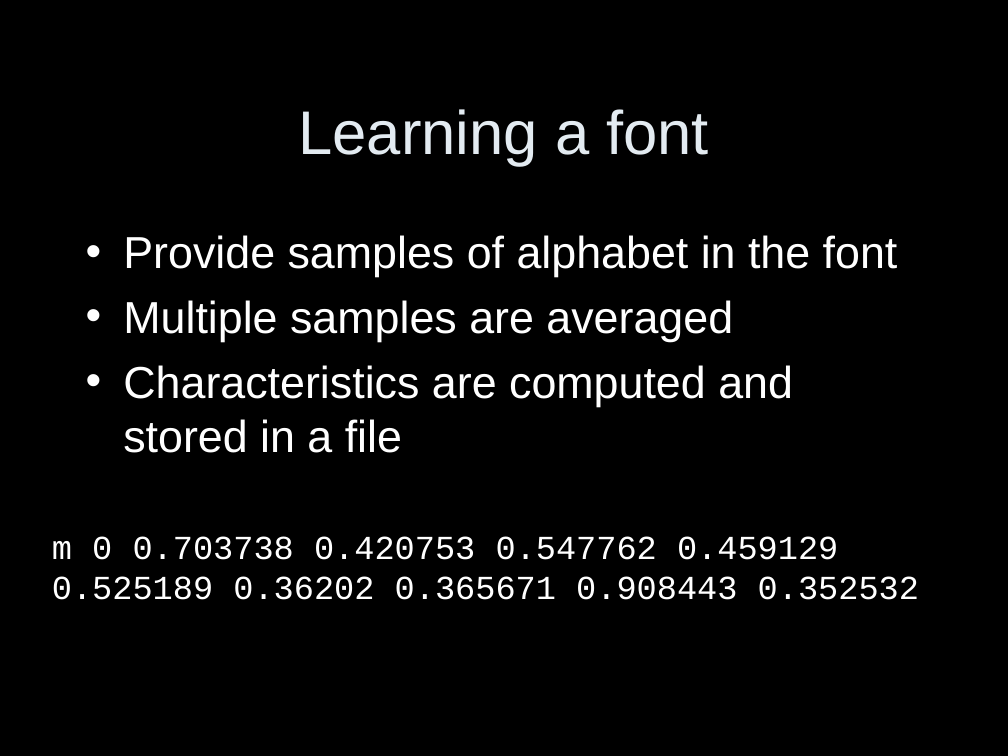
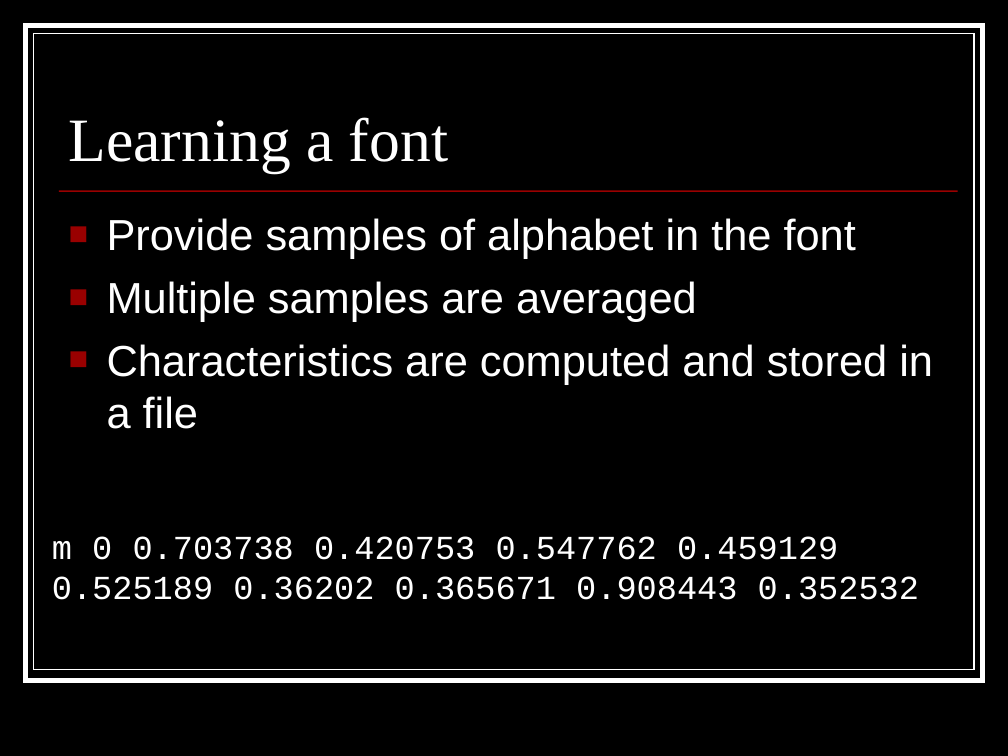
Before and after one commit to coyotebush/OCR, a slide deck: slide 7 of presentation/OCR.ppt. Drawn at 1008x756 pixels with LibreOffice and Linux fonts; fonts in the diff are those of the drawing. Boxes give left, top, right and bottom in pixels: in the first picture for what was removed or moved away, otherwise in the second. Text is boxed around its words. In the diff, an @@ line names an element or a change of style, - is before the commit and + after.

```diff
--- a/presentation/OCR.ppt
+++ b/presentation/OCR.ppt
@@ rectangle added at [25,25,983,680], fill #000000, outline #FFFFFF 3.49 pt @@
@@ rectangle added at [34,34,975,670], fill #000000, outline #FFFFFF 0.74 pt @@
@@ title "Learning a font": place and size @@
-title "Learning a font" at [298,109,709,166]
+title "Learning a font" at [69,117,448,172]
@@ title "Learning a font" at [69,117,448,172]: font Arial to Times New Roman, text colour #E3EBF1 to #FFFFFF; alignment centre to left; line spacing 1 to 0.8; vertical alignment middle to bottom @@
@@ text "Provide samples of alphabet in ...": place and size @@
-text "Provide samples of alphabet in ..." at [123,235,898,453]
+text "Provide samples of alphabet in ..." at [107,218,933,429]
@@ text "Provide samples of alphabet in ..." at [107,218,933,429]: size 32 to 31 pt; bullet • to ■; bullet colour #FFFFFF to #990000 @@
@@ line added from (58, 192) to (958, 192), #990000 0.99 pt @@
```
Also in this commit, not shown: 6 other slides changed, 1 slide added, 1 slide removed.
